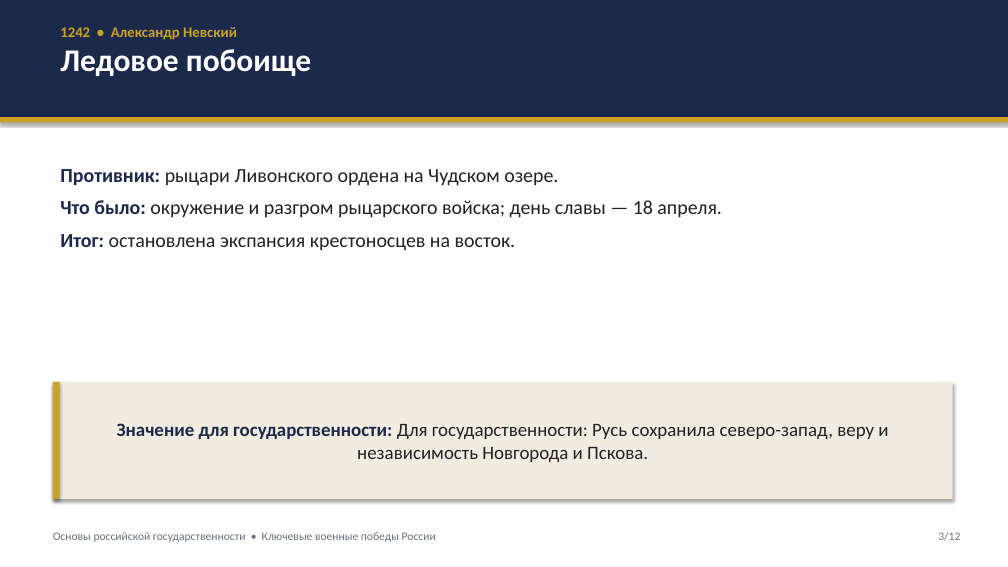
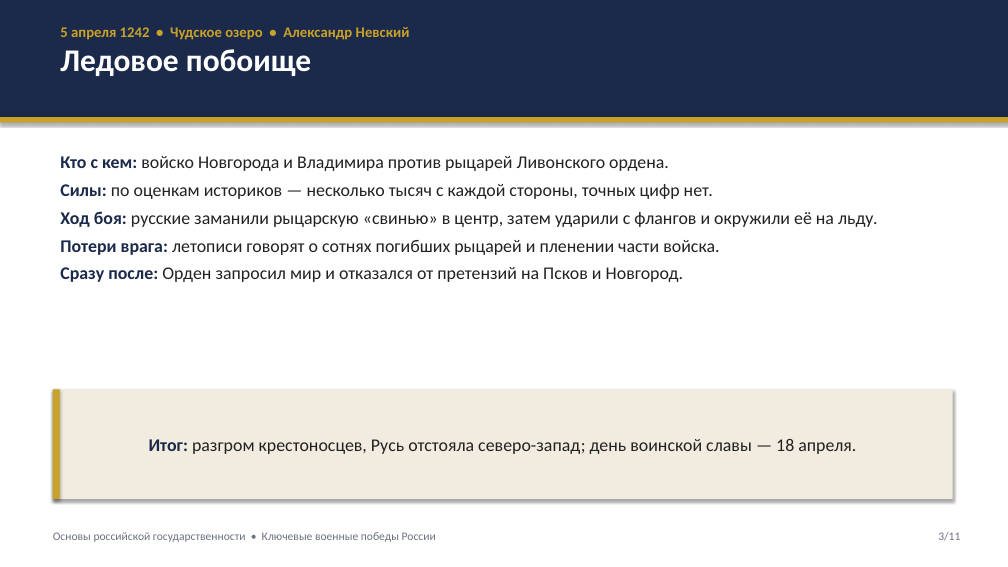
Before and after one commit to Gamegui/Homework, a slide deck: slide 3 of klyuchevye-voennye-pobedy-rossii/prezentatsiya.pptx. Drawn at 1008x567 pixels with LibreOffice and Linux fonts; fonts in the diff are those of the drawing. Boxes give left, top, right and bottom in pixels: in the first picture for what was removed or moved away, otherwise in the second. Text is boxed around its words. In the diff, an @@ line names an element or a change of style, - is before the commit and + after.

```diff
--- a/klyuchevye-voennye-pobedy-rossii/prezentatsiya.pptx
+++ b/klyuchevye-voennye-pobedy-rossii/prezentatsiya.pptx
@@ text at (x1=60, y1=27, x2=410, y2=40): text changed @@
-1242 • Александр Невский
+5 апреля 1242 • Чудское озеро • Александр Невский
@@ text at (x1=60, y1=156, x2=877, y2=282): text changed; size 19 to 17 pt @@
-Противник: рыцари Ливонского ордена на Чудском озере.
-Что было: окружение и разгром рыцарского войска; день славы — 18 апреля.
-Итог: остановлена экспансия крестоносцев на восток.
+Кто с кем: войско Новгорода и Владимира против рыцарей Ливонского ордена.
+Силы: по оценкам историков — несколько тысяч с каждой стороны, точных цифр нет.
+Ход боя: русские заманили рыцарскую «свинью» в центр, затем ударили с флангов и окружили её на льду.
+Потери врага: летописи говорят о сотнях погибших рыцарей и пленении части войска.
+Сразу после: Орден запросил мир и отказался от претензий на Псков и Новгород.
@@ rectangle resized from (x1=53, y1=382, x2=60, y2=499) to (x1=53, y1=389, x2=60, y2=499) @@
@@ rectangle "Итог: разгром крестоносцев, Русь отстояла ..." resized from (x1=53, y1=382, x2=953, y2=499) to (x1=53, y1=389, x2=953, y2=499) @@
@@ text in rectangle at (x1=149, y1=439, x2=856, y2=454): text changed; size 18 to 17 pt @@
-Значение для государственности: Для государственности: Русь сохранила северо-запад, веру и независимость Новгорода и Пскова.
+Итог: разгром крестоносцев, Русь отстояла северо-запад; день воинской славы — 18 апреля.
@@ text at (x1=938, y1=532, x2=960, y2=541): text changed @@
-3/12
+3/11
```
Also in this commit, not shown: 7 other slides changed, 3 slides added, 4 slides removed, 3 other files.
